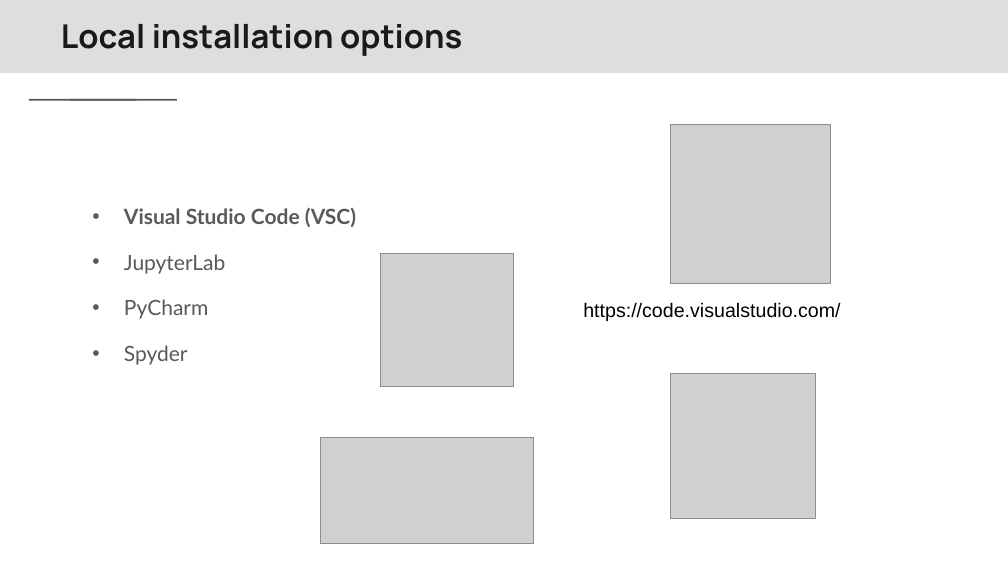
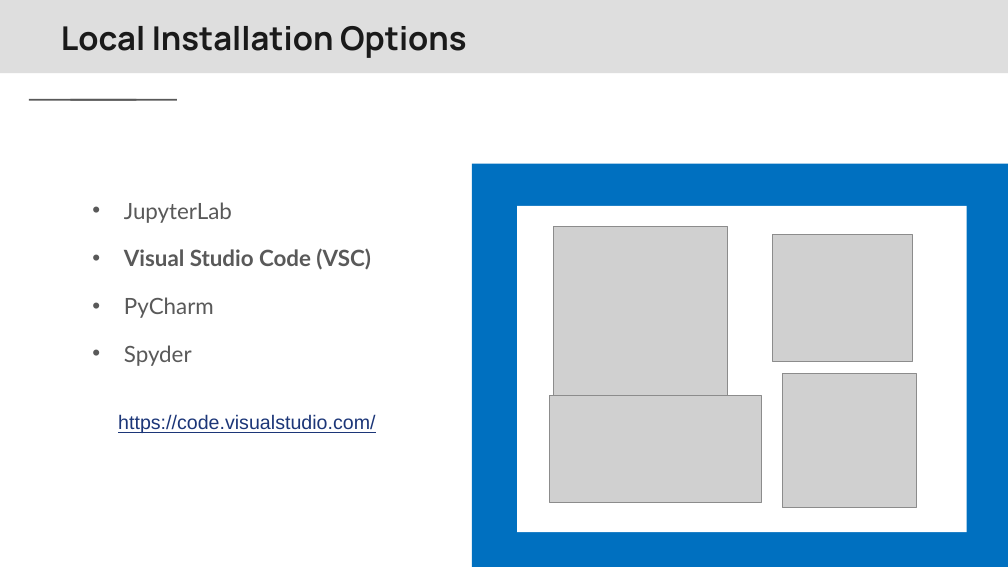
Before and after one commit to Center-for-Health-Data-Science/PythonTsunami, a slide deck: slide 2 of slides/Python Tsunami Local Installations vs code.pptx. Drawn at 1008x567 pixels with LibreOffice and Linux fonts; fonts in the diff are those of the drawing; grey boxes stand for pictures; background and template pictures are left out. Boxes give left, top, right and bottom in pixels: in the first picture for what was removed or moved away, otherwise in the second. Text is boxed around its words. In the diff, an @@ line names an element or a change of style, - is before the commit and + after.

Commit message:
installation slides update

```diff
--- a/slides/Python Tsunami Local Installations vs code.pptx
+++ b/slides/Python Tsunami Local Installations vs code.pptx
@@ title at <box>61,26,467,58</box>: text changed @@
-Local installation options
+Local Installation Options
@@ rectangle added at <box>472,163,1008,567</box>, fill #0070C0 @@
@@ text at <box>124,202,232,223</box>: paragraph added @@
+• JupyterLab
@@ rectangle added at <box>517,206,967,532</box>, fill #FFFFFF @@
@@ picture: place and size @@
-picture at <box>380,253,513,386</box>
+picture at <box>553,226,728,400</box>
@@ picture: place and size @@
-picture at <box>670,125,831,284</box>
+picture at <box>773,234,912,362</box>
@@ text at <box>124,254,226,274</box>: paragraph removed @@
-  • JupyterLab
@@ text at <box>124,248,371,366</box>: size 15 to 16 pt in "Visual Studio Code (VSC)", "PyCharm", "Spyder" @@
@@ picture: place and size @@
-picture at <box>670,374,815,519</box>
+picture at <box>782,373,916,507</box>
@@ text "https://code.visualstudio.com/": place and size @@
-text "https://code.visualstudio.com/" at <box>583,302,840,321</box>
+text "https://code.visualstudio.com/" at <box>118,414,375,433</box>
@@ text "https://code.visualstudio.com/" at <box>118,414,375,433</box>: text colour #000000 to #1C3678, underline on @@
@@ picture: place and size @@
-picture at <box>321,437,533,544</box>
+picture at <box>549,396,762,503</box>
```
Also in this commit, not shown: 8 other slides changed, 4 slides added, 1 other file.
